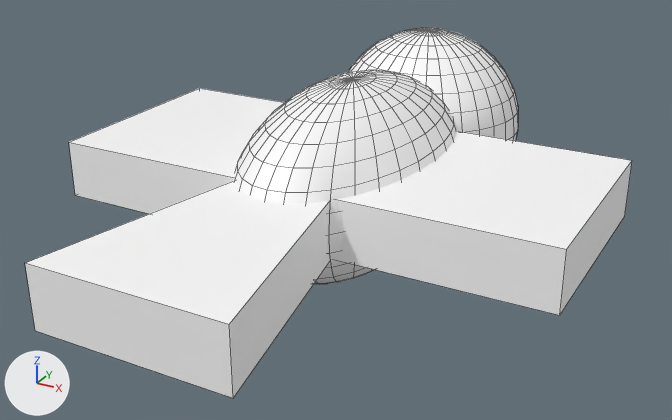
The Blender file Models/Enemies/Bird.blend: old version first, new version second.
Rendered twice from a 50 mm lens placed at (1.153, -2.192, 2.82), pointed at (-0.033, -0.037, 1.742). The axes (+X, +Y, +Z) are drawn at lower left. The lights are the same throughout. Mesh edges are drawn as thin lines.
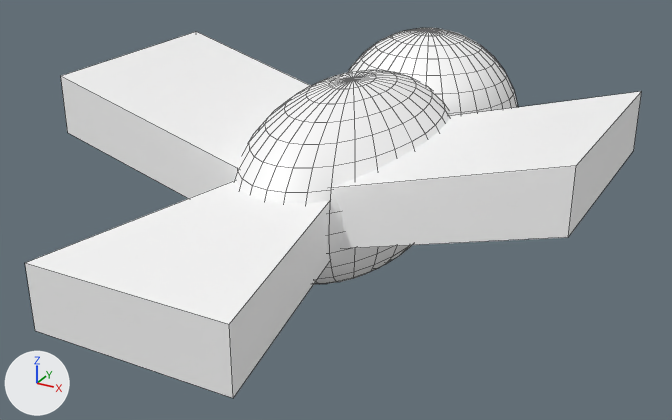
The change in detail:
me_cube has 8 vertices, 6 faces and spans x -1.0..1.0, y -1.0..1.0, z -1.0..1.0.
me_cube is used by ob_cube; parent ob_empty; location (0.0, -0.0555, 0.341); scale (0.717, 0.31, 0.0821).
Verts and faces of me_cube; kept vertices keep their numbers, new ones are numbered from 8.
Before the commit, vertices of me_cube: 0 (-1.0, -1.0, -1.0) at pixel (75, 195), 1 (-1.0, -1.0, 1.0) at pixel (68, 142), 2 (-1.0, 1.0, -1.0), 3 (-1.0, 1.0, 1.0) at pixel (199, 88), 4 (1.0, -1.0, -1.0) at pixel (559, 315).
Before the commit, vertices of me_cube: 5 (1.0, -1.0, 1.0) at pixel (566, 249), 6 (1.0, 1.0, -1.0) at pixel (624, 216), 7 (1.0, 1.0, 1.0) at pixel (632, 160).
Part 1, on me_cube:
Vertices deleted: 0 to 7 (with the faces that use them).
New vertex 8 is at (-1.0, -1.0, 1.48), pixel (67, 132).
New vertex 9 is at (-1.0, -1.0, 3.48), pixel (60, 75).
New vertex 10 is at (1.0, -1.0, 1.48), pixel (568, 237).
New vertex 11 is at (1.0, -1.0, 3.48), pixel (576, 165).
New vertex 12 is at (0.0, -1.0, -1.0).
New vertex 13 is at (0.0, -1.0, 1.0).
New vertices 14 to 19 stand at vertices 8 to 13, in that order, plus (0.0, 2.0, 0.0).
New faces: (8, 9, 15, 14), (16, 18, 19, 17), (10, 16, 17, 11), (8, 12, 13, 9), (10, 12, 18, 16), (9, 13, 19, 15).
New faces: (11, 17, 19, 13), (8, 14, 18, 12), (10, 11, 13, 12), (14, 15, 19, 18).
In object 'Cube' (ob_cube), parent is no longer ob_empty.
Object 'Cube' (ob_cube) moves from (0.0, -0.0555, 0.341) to (0.0, -0.0555, 1.841).

Where the change shows, as pixel boxes [x1, y1, x2, y2] in the pictures (672 x 420 px):
'Cube', reshaped, moved: before [69, 88, 632, 315]; after [61, 32, 642, 248]
